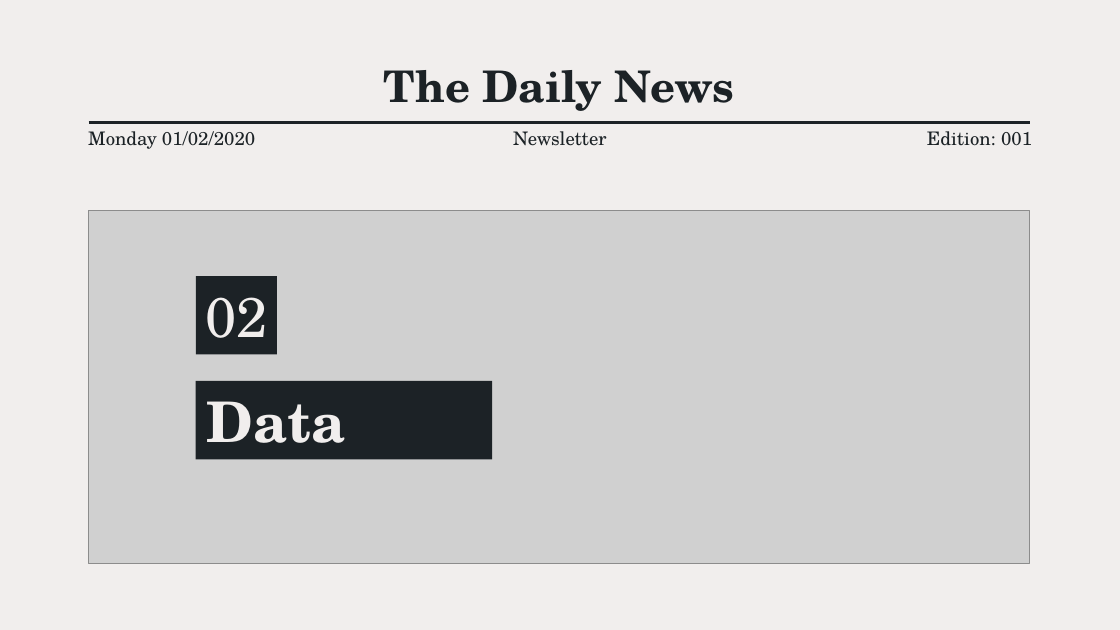
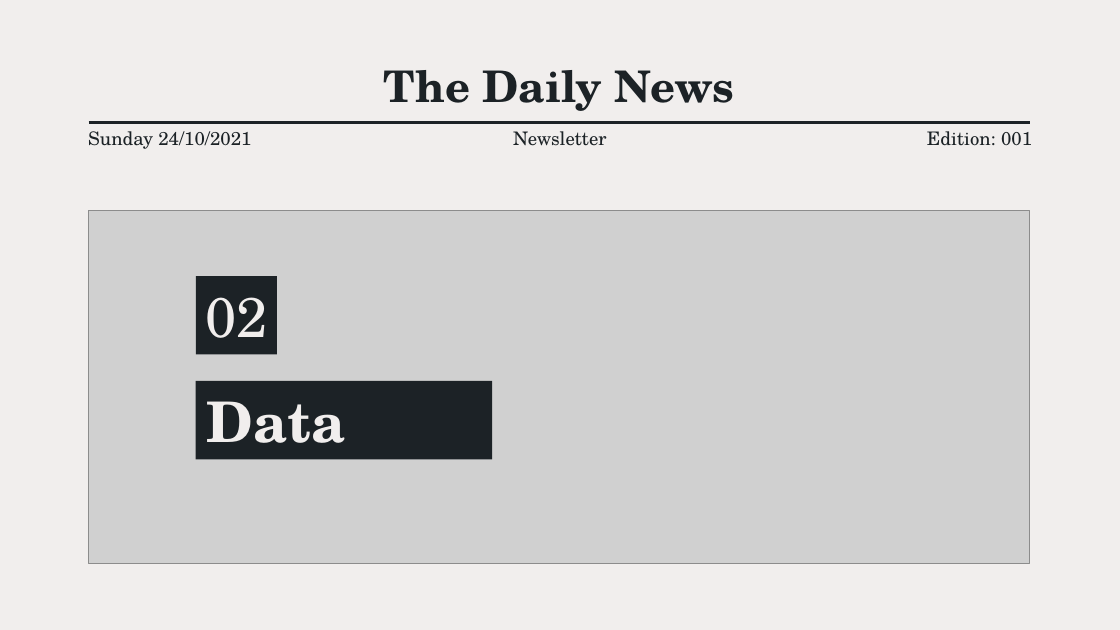
Before and after one commit to MaMuhanna/Arabic_NLP_Unsupervised_Topic_modeling, a slide deck: slide 5 of Topic_Modeling.pptx. Drawn at 1120x630 pixels with LibreOffice and Linux fonts; fonts in the diff are those of the drawing; grey boxes stand for pictures. Boxes give left, top, right and bottom in pixels: in the first picture for what was removed or moved away, otherwise in the second. Text is boxed around its words. In the diff, an @@ line names an element or a change of style, - is before the commit and + after.

```diff
--- a/Topic_Modeling.pptx
+++ b/Topic_Modeling.pptx
@@ subtitle at box(88, 131, 251, 149): text changed @@
-Monday 01/02/2020
+Sunday 24/10/2021
```
Also in this commit, not shown: 1 slide added.
